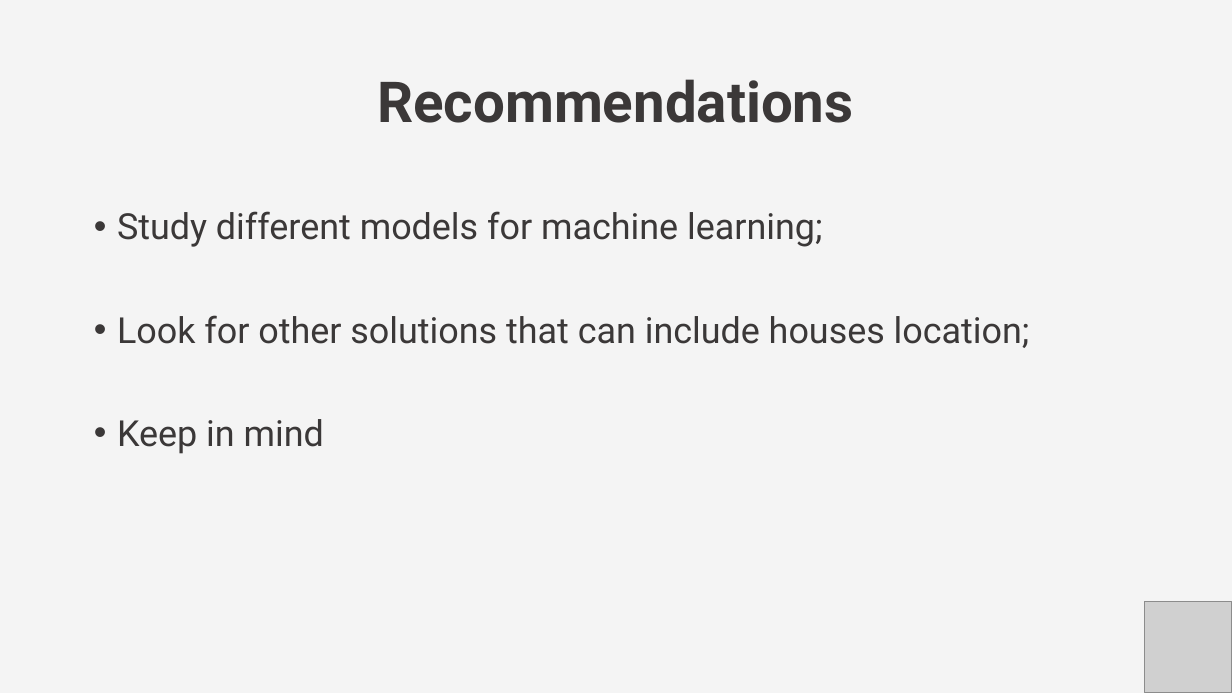
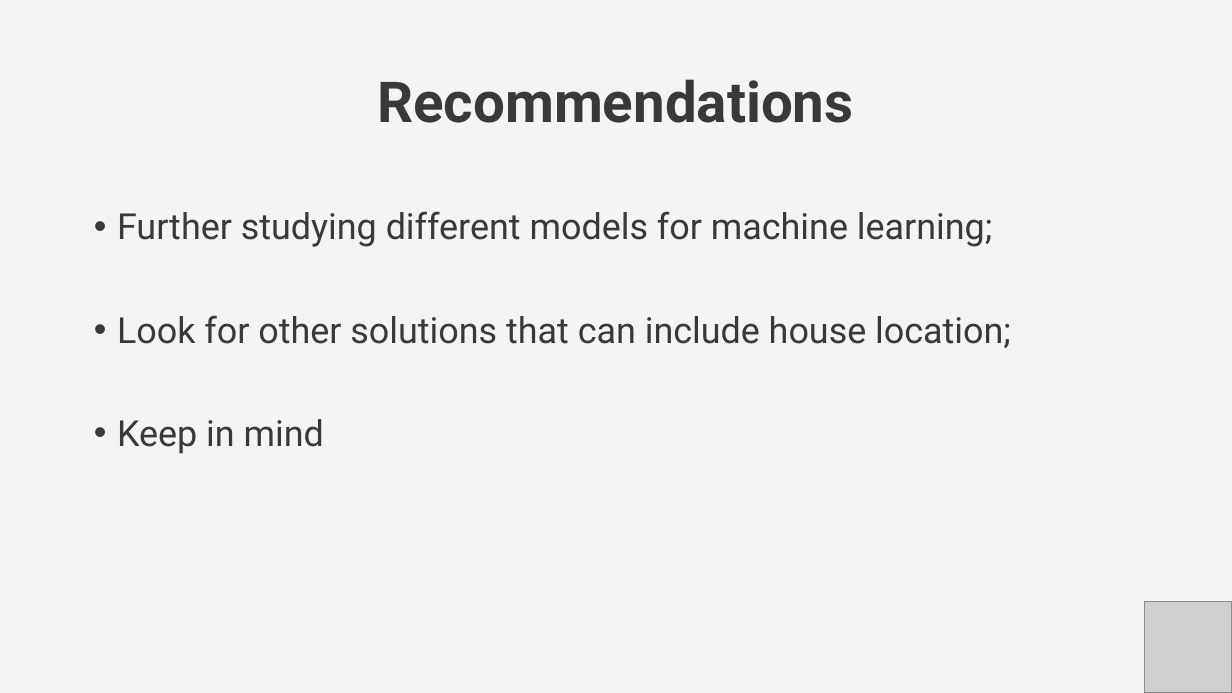
Before and after one commit to Roldan87/challenge-regression, a slide deck: slide 12 of regression_presentation.pptx (slide 10 before the commit). Drawn at 1232x693 pixels with LibreOffice and Linux fonts; fonts in the diff are those of the drawing; grey boxes stand for pictures. Boxes give left, top, right and bottom in pixels: in the first picture for what was removed or moved away, otherwise in the second. Text is boxed around its words. In the diff, an @@ line names an element or a change of style, - is before the commit and + after.

Commit message:
update ptt

```diff
--- a/regression_presentation.pptx
+++ b/regression_presentation.pptx
@@ text at box(117, 211, 1011, 348): text changed @@
-• Study different models for machine learning;
-• Look for other solutions that can include houses location;
+• Further studying different models for machine learning;
+• Look for other solutions that can include house location;
```
Also in this commit, not shown: 3 other slides changed, 2 slides added.
